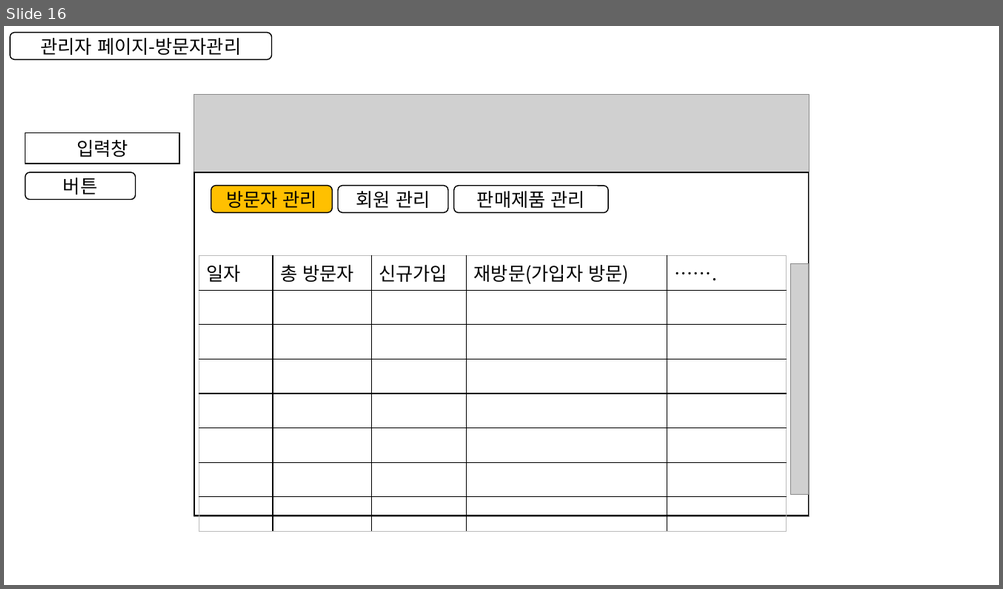
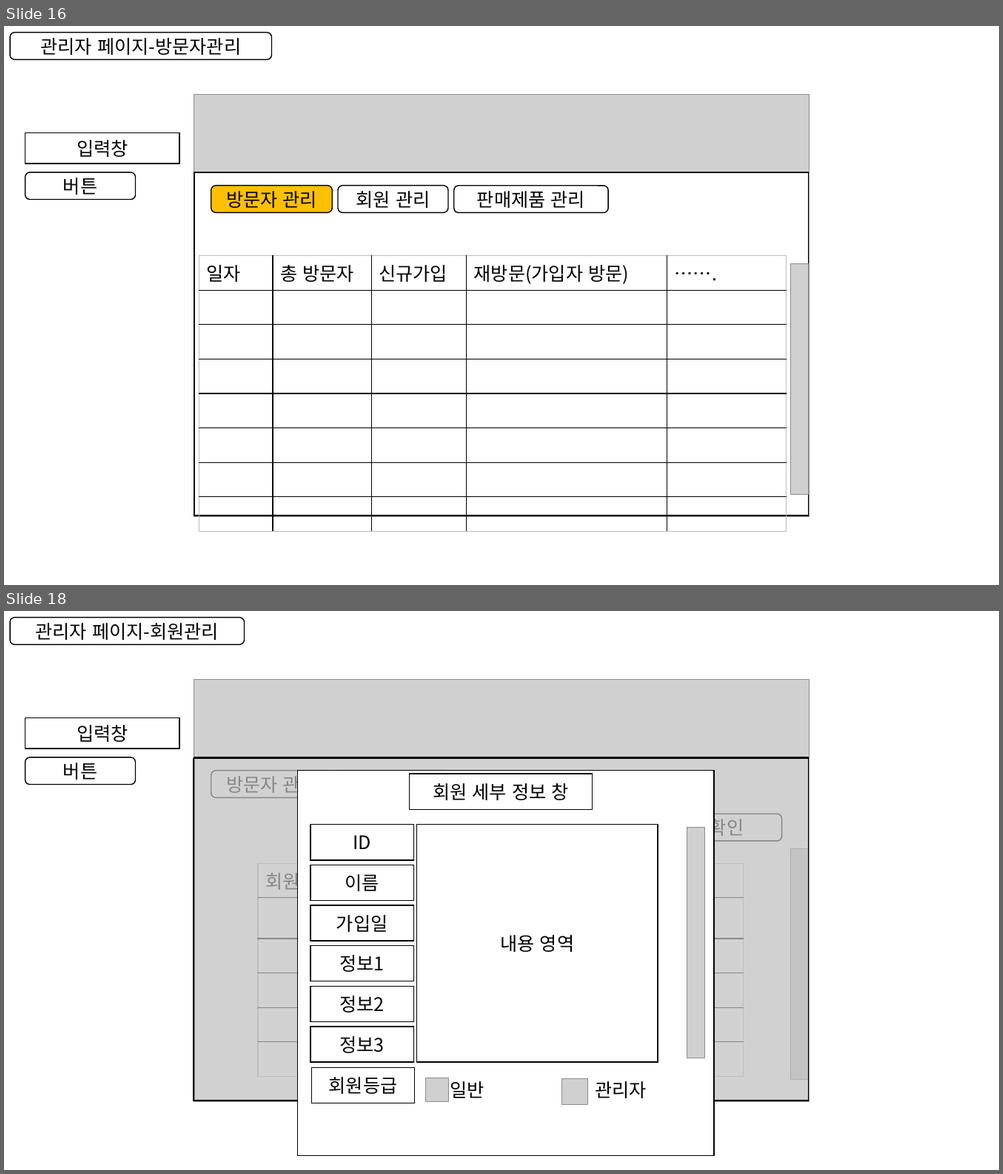
Before and after one commit to Chan242/K_dessert, a slide deck: 2_제안서/기획서/세미프로젝트_웹페이지구조.pptx. Shown one above the other, each under a label of ours: slide 16 before the commit, slides 16 and 18 after it; the slides between them are not shown. The pictures are 1003x589 and 1003x1174 pixels, drawn with LibreOffice and Linux fonts; fonts in the diff are those of the drawing; grey boxes stand for pictures. Boxes give left, top, right and bottom in pixels: in the first picture for what was removed or moved away, otherwise in the second. Text is boxed around its words. In the diff, an @@ line names an element or a change of style, - is before the commit and + after.

Commit message:
관리자페이지 컨텐츠 추가

```diff
--- a/2_제안서/기획서/세미프로젝트_웹페이지구조.pptx
+++ b/2_제안서/기획서/세미프로젝트_웹페이지구조.pptx
@@ slide 18 added at <box>4,611,999,1170</box>, background #FFFFFF @@
@@ rounded rectangle added at <box>10,618,244,644</box>, fill #FFFFFF, outline #000000 1 pt, 18 pt, text #000000 @@
+관리자 페이지-회원관리
@@ picture added at <box>194,679,809,1102</box> @@
@@ rectangle added at <box>25,718,179,749</box>, fill #FFFFFF, outline #000000 1 pt, 18 pt, text #000000 @@
+입력창
@@ rounded rectangle added at <box>25,758,135,784</box>, fill #FFFFFF, outline #000000 1 pt, 18 pt, text #000000 @@
+버튼
@@ rectangle added at <box>193,759,808,1101</box>, fill #BFBFBF at 71% opacity, outline #000000 1 pt @@
@@ rectangle added at <box>194,758,808,1101</box>, fill #FFFFFF, outline #000000 1 pt @@
@@ rounded rectangle added at <box>211,771,333,797</box>, fill #FFFFFF, outline #000000 1 pt, 18 pt, text #000000 @@
+방문자 관리
@@ rectangle added at <box>298,771,714,1156</box>, fill #FFFFFF, outline #000000 1 pt @@
@@ rounded rectangle added at <box>338,771,449,797</box>, fill #FFC000, outline #000000 1 pt, 18 pt, text #000000 @@
+회원 관리
@@ rectangle added at <box>409,774,592,809</box>, fill #FFFFFF, outline #000000 1 pt, 18 pt, text #000000 @@
+회원 세부 정보 창
@@ rounded rectangle added at <box>454,771,609,797</box>, fill #FFFFFF, outline #000000 1 pt, 18 pt, text #000000 @@
+판매제품 관리
@@ rectangle added at <box>310,824,414,860</box>, fill #FFFFFF, outline #000000 1 pt, 18 pt, text #000000 @@
+ID
@@ rectangle added at <box>417,824,657,1062</box>, fill #FFFFFF, outline #000000 1 pt, 18 pt, text #000000 @@
+내용 영역
@@ rounded rectangle added at <box>671,814,782,841</box>, fill #FFFFFF, outline #000000 1 pt, 18 pt, text #000000 @@
+확인
@@ picture added at <box>688,827,706,1059</box> @@
@@ picture added at <box>791,849,808,1080</box> @@
@@ table added at <box>258,863,744,1054</box>, 6 rows, 4 columns @@
+회원번호 | ID | 이름 | 비고
+ |  | 클릭시 세부정보창 오픈 | 
+ |  |  | 
+ |  |  | 
+ |  |  | 
+ |  |  | 
@@ rectangle added at <box>310,866,414,901</box>, fill #FFFFFF, outline #000000 1 pt, 18 pt, text #000000 @@
+이름
@@ rectangle added at <box>310,906,414,942</box>, fill #FFFFFF, outline #000000 1 pt, 18 pt, text #000000 @@
+가입일
@@ rectangle added at <box>310,946,414,982</box>, fill #FFFFFF, outline #000000 1 pt, 18 pt, text #000000 @@
+정보1
@@ rectangle added at <box>310,986,414,1022</box>, fill #FFFFFF, outline #000000 1 pt, 18 pt, text #000000 @@
+정보2
@@ rectangle added at <box>310,1027,414,1062</box>, fill #FFFFFF, outline #000000 1 pt, 18 pt, text #000000 @@
+정보3
@@ rectangle added at <box>311,1068,415,1104</box>, fill #FFFFFF, outline #000000 1 pt, 18 pt, text #000000 @@
+회원등급
@@ picture added at <box>426,1079,449,1102</box> @@
@@ text added at <box>449,1082,484,1099</box>, 18 pt, text #000000 @@
+일반
@@ picture added at <box>562,1079,587,1105</box> @@
@@ text added at <box>595,1082,646,1099</box>, 18 pt, text #000000 @@
+관리자
```
Also in this commit, not shown: 2 slides changed, 1 other slide added, 1 other file.
